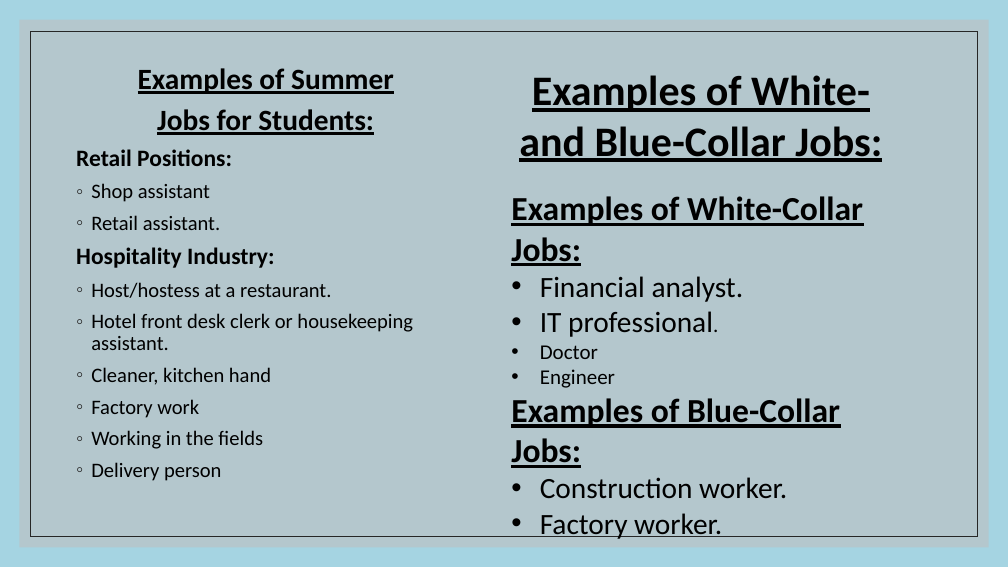
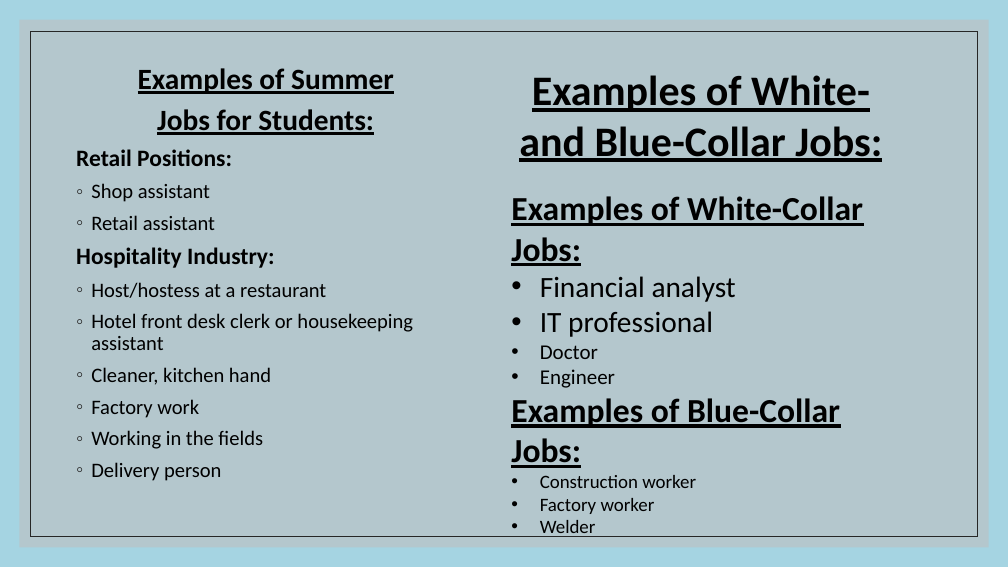
Before and after one commit to Palacsinta002/12.C_Erettsegi, a slide deck: slide 5 of Angol/jobs_KT_BH_Angol_2_ppt.pptx (slide 7 before the commit). Drawn at 1008x567 pixels with LibreOffice and Linux fonts; fonts in the diff are those of the drawing. Boxes give left, top, right and bottom in pixels: in the first picture for what was removed or moved away, otherwise in the second. Text is boxed around its words. In the diff, an @@ line names an element or a change of style, - is before the commit and + after.

```diff
--- a/Angol/jobs_KT_BH_Angol_2_ppt.pptx
+++ b/Angol/jobs_KT_BH_Angol_2_ppt.pptx
@@ text at (91,215,215,230): text changed @@
-◦ Retail assistant.
+◦ Retail assistant
@@ text at (91,282,413,350): text changed @@
-◦ Host/hostess at a restaurant.
-◦ Hotel front desk clerk or housekeeping assistant.
+◦ Host/hostess at a restaurant
+◦ Hotel front desk clerk or housekeeping assistant
@@ text at (540,276,736,337): text changed @@
-• Financial analyst.
-• IT professional.
+• Financial analyst
+• IT professional
@@ text at (540,475,696,537): text changed; size 28 to 18 pt @@
-• Construction worker.
-• Factory worker.
+• Construction worker
+• Factory worker
+• Welder
```
Also in this commit, not shown: 4 other slides changed, 3 slides removed, 10 other files.
